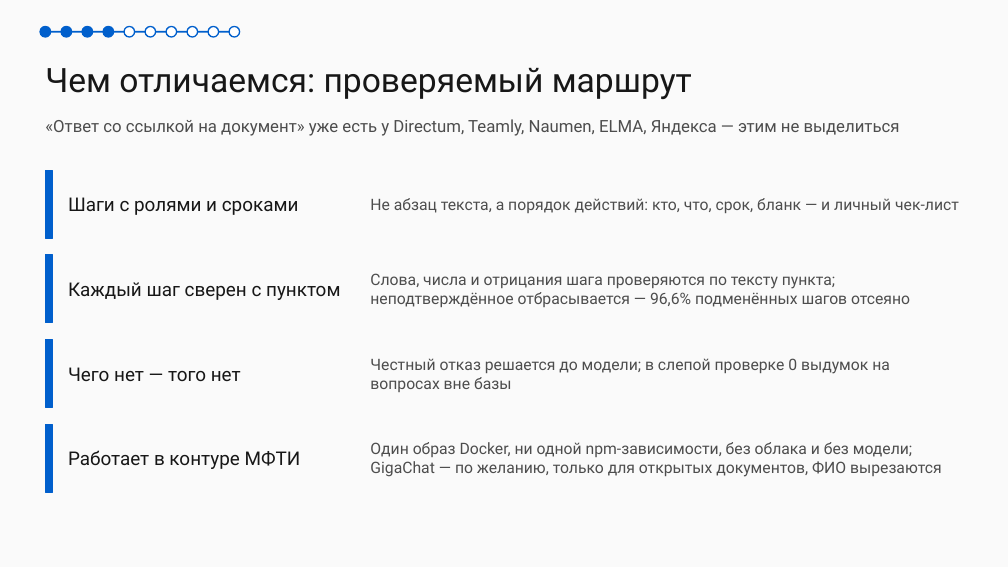
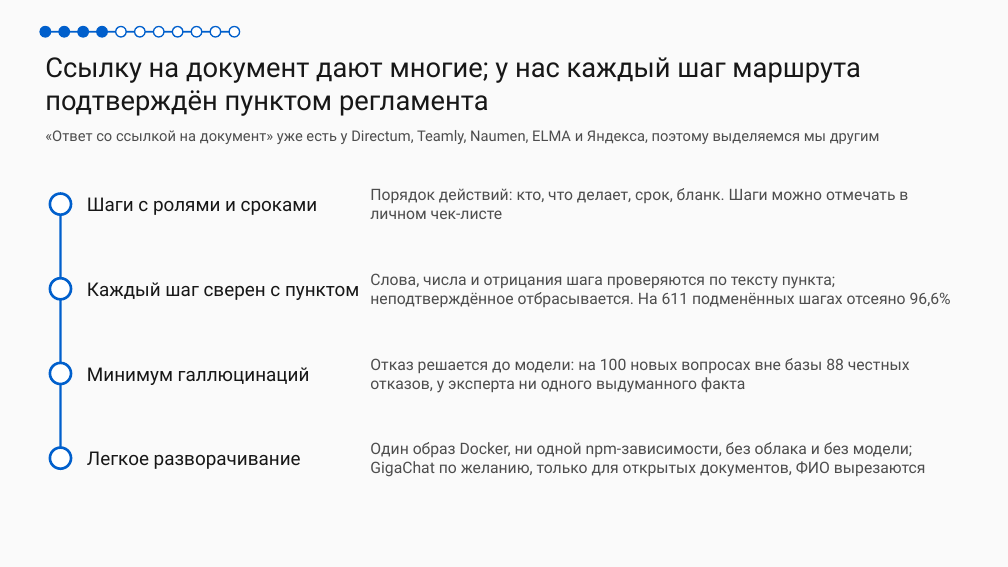
Before and after one commit to alteralto/marshrut, a slide deck: slide 4 of docs/pitch/Маршрут-презентация.pptx. Drawn at 1008x567 pixels with LibreOffice and Linux fonts; fonts in the diff are those of the drawing. Boxes give left, top, right and bottom in pixels: in the first picture for what was removed or moved away, otherwise in the second. Text is boxed around its words. In the diff, an @@ line names an element or a change of style, - is before the commit and + after.

```diff
--- a/docs/pitch/Маршрут-презентация.pptx
+++ b/docs/pitch/Маршрут-презентация.pptx
@@ ellipse: place and size @@
-ellipse at [82, 26, 93, 37]
+ellipse at [78, 26, 88, 37]
@@ ellipse: place and size @@
-ellipse at [103, 26, 113, 37]
+ellipse at [97, 26, 107, 37]
@@ ellipse: place and size @@
-ellipse at [124, 26, 135, 37]
+ellipse at [116, 26, 126, 37]
@@ ellipse added at [135, 26, 145, 37], fill #FFFFFF, outline #005FCC 1.25 pt @@
@@ ellipse: place and size @@
-ellipse at [145, 26, 156, 37]
+ellipse at [154, 26, 164, 37]
@@ ellipse: place and size @@
-ellipse at [166, 26, 177, 37]
+ellipse at [172, 26, 183, 37]
@@ ellipse: place and size @@
-ellipse at [187, 26, 197, 37]
+ellipse at [191, 26, 202, 37]
@@ text added at [45, 57, 860, 116], 26 pt, text #171717 @@
+Ссылку на документ дают многие; у нас каждый шаг маршрута подтверждён пунктом регламента
@@ text removed at [45, 67, 692, 99] @@
-Чем отличаемся: проверяемый маршрут
@@ text at [45, 130, 880, 144]: text changed; size 16 to 14 pt @@
-«Ответ со ссылкой на документ» уже есть у Directum, Teamly, Naumen, ELMA, Яндекса — этим не выделиться
+«Ответ со ссылкой на документ» уже есть у Directum, Teamly, Naumen, ELMA и Яндекса, поэтому выделяемся мы другим
@@ rectangle removed at [45, 170, 52, 238] @@
@@ text "Шаги с ролями и сроками": place and size @@
-text "Шаги с ролями и сроками" at [68, 197, 299, 215]
+text "Шаги с ролями и сроками" at [87, 197, 318, 215]
@@ ellipse added at [50, 194, 71, 215], fill #FFFFFF, outline #005FCC 2.5 pt @@
@@ line added from (60, 204) to (60, 289), #005FCC 2 pt @@
@@ text at [370, 188, 908, 219]: text changed @@
-Не абзац текста, а порядок действий: кто, что, срок, бланк — и личный чек-лист
+Порядок действий: кто, что делает, срок, бланк. Шаги можно отмечать в личном чек-листе
@@ rectangle removed at [45, 255, 52, 323] @@
@@ text "Каждый шаг сверен с пунктом": place and size @@
-text "Каждый шаг сверен с пунктом" at [68, 282, 340, 300]
+text "Каждый шаг сверен с пунктом" at [87, 282, 359, 300]
@@ ellipse added at [50, 278, 71, 299], fill #FFFFFF, outline #005FCC 2.5 pt @@
@@ line added from (60, 289) to (60, 374), #005FCC 2 pt @@
@@ text at [370, 273, 951, 307]: text changed @@
-Слова, числа и отрицания шага проверяются по тексту пункта; неподтверждённое отбрасывается — 96,6% подменённых шагов отсеяно
+Слова, числа и отрицания шага проверяются по тексту пункта; неподтверждённое отбрасывается. На 611 подменённых шагах отсеяно 96,6%
@@ rectangle removed at [45, 340, 52, 408] @@
@@ text at [370, 358, 910, 393]: text changed @@
-Честный отказ решается до модели; в слепой проверке 0 выдумок на вопросах вне базы
+Отказ решается до модели: на 100 новых вопросах вне базы 88 честных отказов, у эксперта ни одного выдуманного факта
@@ ellipse added at [50, 363, 71, 384], fill #FFFFFF, outline #005FCC 2.5 pt @@
@@ line added from (60, 374) to (60, 458), #005FCC 2 pt @@
@@ text at [87, 367, 310, 385]: text changed @@
-Чего нет — того нет
+Минимум галлюцинаций
@@ rectangle removed at [45, 424, 52, 492] @@
@@ ellipse added at [50, 448, 71, 469], fill #FFFFFF, outline #005FCC 2.5 pt @@
@@ text at [370, 442, 926, 477]: text changed @@
-Один образ Docker, ни одной npm-зависимости, без облака и без модели; GigaChat — по желанию, только для открытых документов, ФИО вырезаются
+Один образ Docker, ни одной npm-зависимости, без облака и без модели; GigaChat по желанию, только для открытых документов, ФИО вырезаются
@@ text at [87, 451, 301, 469]: text changed @@
-Работает в контуре МФТИ
+Легкое разворачивание
```
Also in this commit, not shown: 5 other slides changed, 5 slides added, 4 slides removed, 14 other files.
